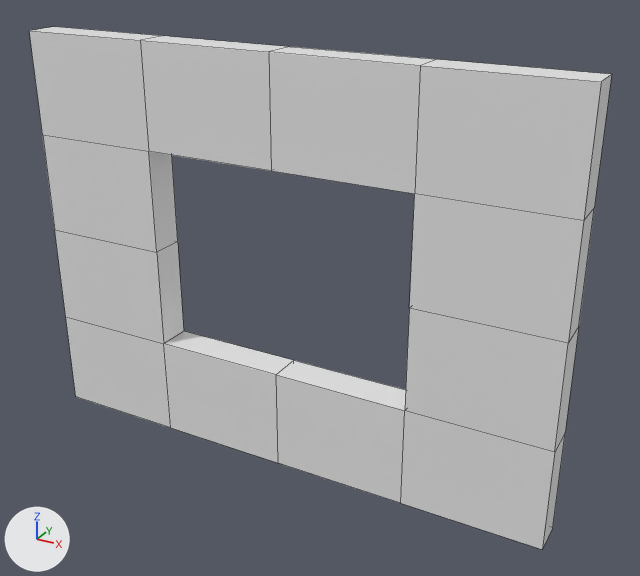
A saved change to the Blender file Assets/Meshes/SM_wall_winndow 3x4x0.25.blend.
Camera for both pictures: a camera (50 mm lens) standing at (0.95, -4.97, 3.86) and looking at (-1.75, -0.06, 1.41). Arrows for +X, +Y and +Z are at lower left; the lights stay in place. Mesh edges are drawn as thin lines.

In view in the first picture: 'SM_wall_window_3x4x0.25'.
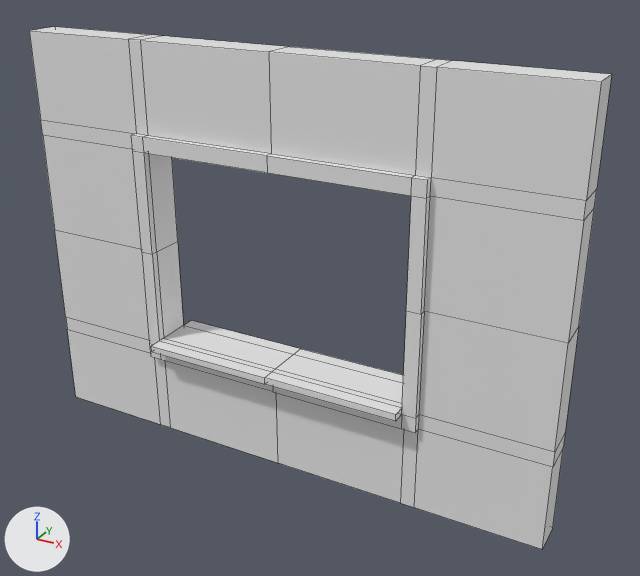
Commit message: adding simple detail to window

Changed parts and their boxes [x1, y1, x2, y2] in the pictures (640 x 576 px):
part 1 of me_vert, built on: [29, 27, 598, 549] in both

The change, as a list of edits to the scene's bpy script:
```text
Change me_vert:
    used by ob_sm_wall_window_3x4x0_25; location = (0.0, 0.0, 0.0); rotation_euler = (1.571, 0.0, 0.0), in degrees (90, 0, 0)
    remove me_vert.from_pydata(...)  # 48 vertices, 48 faces; spans x -4.0..0.0, y 0.0..3.0, z 0.0..0.25
    add me_vert.from_pydata(...)  # 140 vertices, 140 faces; spans x -4.0..0.0, y 0.0..3.0, z -0.1..0.4
    me_vert part 1
    1 vertex is removed from x -2.0, y 0.75, z 0.25
    34 faces are deleted
    10 new vertices lie (0.9, 0.0, 0.0) away from vertices in x -4.0, y 0.0..3.0, z 0.0..0.25
    12 new vertices lie (0.0, -0.64, 0.0) away from vertices in x -4.0..0.0, y 3.0, z 0.0..0.25
    14 new vertices lie (0.0, 0.0, 0.05) away from vertices in x -3.1..-1.0, y 0.75..2.36, z 0.25
    13 new vertices lie (0.1, 0.0, 0.0) away from vertices in x -1.0, y 0.0..3.0, z 0.0..0.3
    15 new vertices lie (0.0, -0.11, 0.0) away from vertices in x -4.0..0.0, y 0.75..2.36, z 0.0..0.3
    6 new vertices lie (0.0, 0.05, 0.0) away from vertices in x -3.0..-1.0, y 0.75, z 0.0..0.3
    5 new vertices lie (0.0, 0.0, -0.05) away from vertices in x -3.0..-0.9, y 0.64..1.5, z 0.3
    6 new vertices lie (1.0, 0.0, 0.0) away from vertices in x -3.0, y 0.64..0.8, z 0.0..0.3
    6 new vertices lie (0.0, 0.0, 0.1) away from vertices in x -3.0..-1.0, y 0.75..0.8, z 0.3
    6 new vertices lie (0.0, 0.0, -0.1) away from vertices in x -3.0..-1.0, y 0.75..0.8, z 0.0
    126 new faces join them
```
